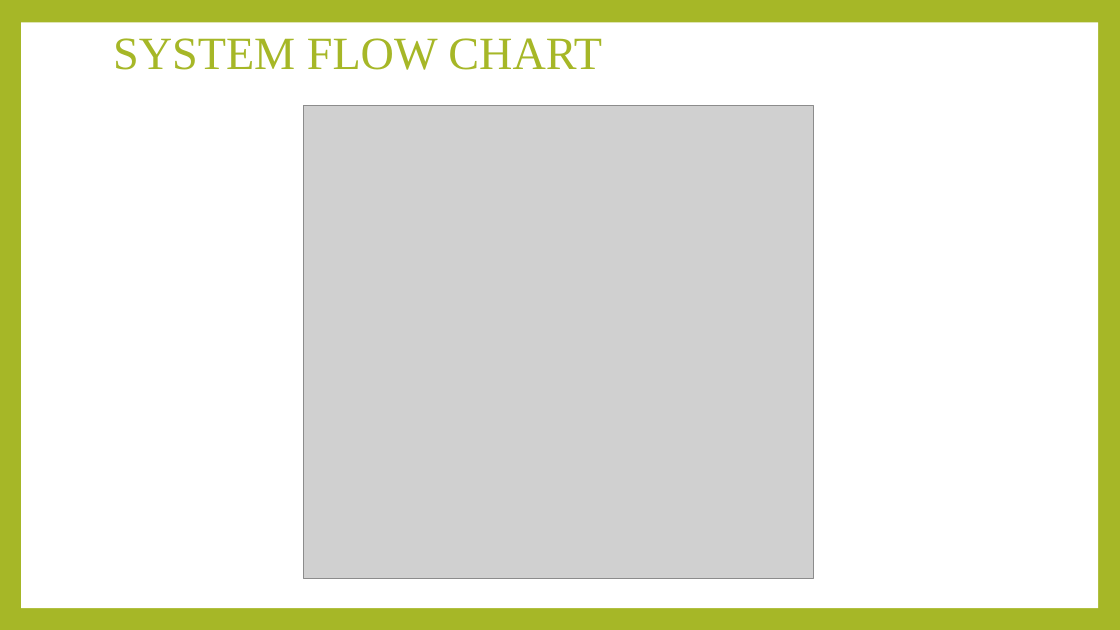
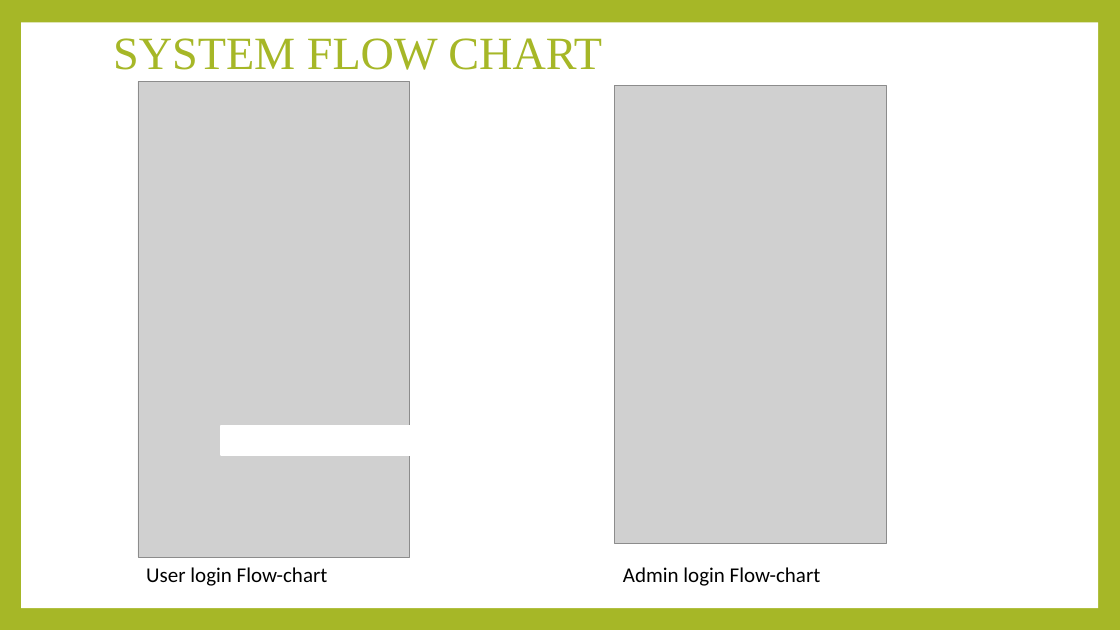
Before and after one commit to Suresh-Tamang/propertylord, a slide deck: slide 15 of Documentation/Propertylords.pptx. Drawn at 1120x630 pixels with LibreOffice and Linux fonts; fonts in the diff are those of the drawing; grey boxes stand for pictures. Boxes give left, top, right and bottom in pixels: in the first picture for what was removed or moved away, otherwise in the second. Text is boxed around its words. In the diff, an @@ line names an element or a change of style, - is before the commit and + after.

```diff
--- a/Documentation/Propertylords.pptx
+++ b/Documentation/Propertylords.pptx
@@ picture added at <box>138,82,409,557</box> @@
@@ picture added at <box>615,86,886,543</box> @@
@@ picture removed at <box>303,105,813,579</box> @@
@@ rectangle added at <box>221,426,455,455</box>, fill #FFFFFF, outline #FFFFFF 1.5 pt @@
@@ text added at <box>146,567,328,586</box>, 18 pt, text #000000 @@
+User login Flow-chart
@@ text added at <box>623,567,821,586</box>, 18 pt, text #000000 @@
+Admin login Flow-chart
```
Also in this commit, not shown: 8 other slides changed, 1 other file.
